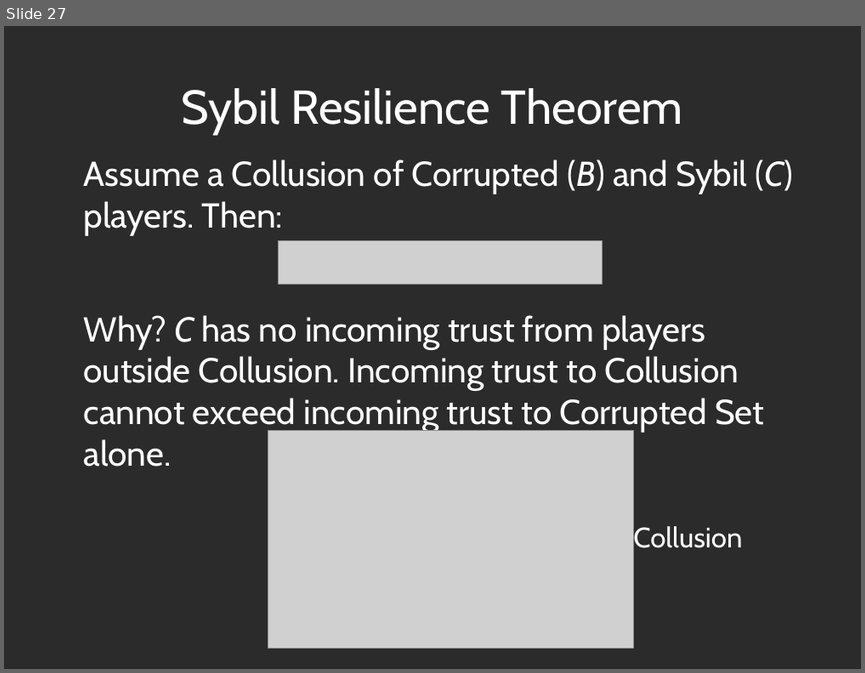
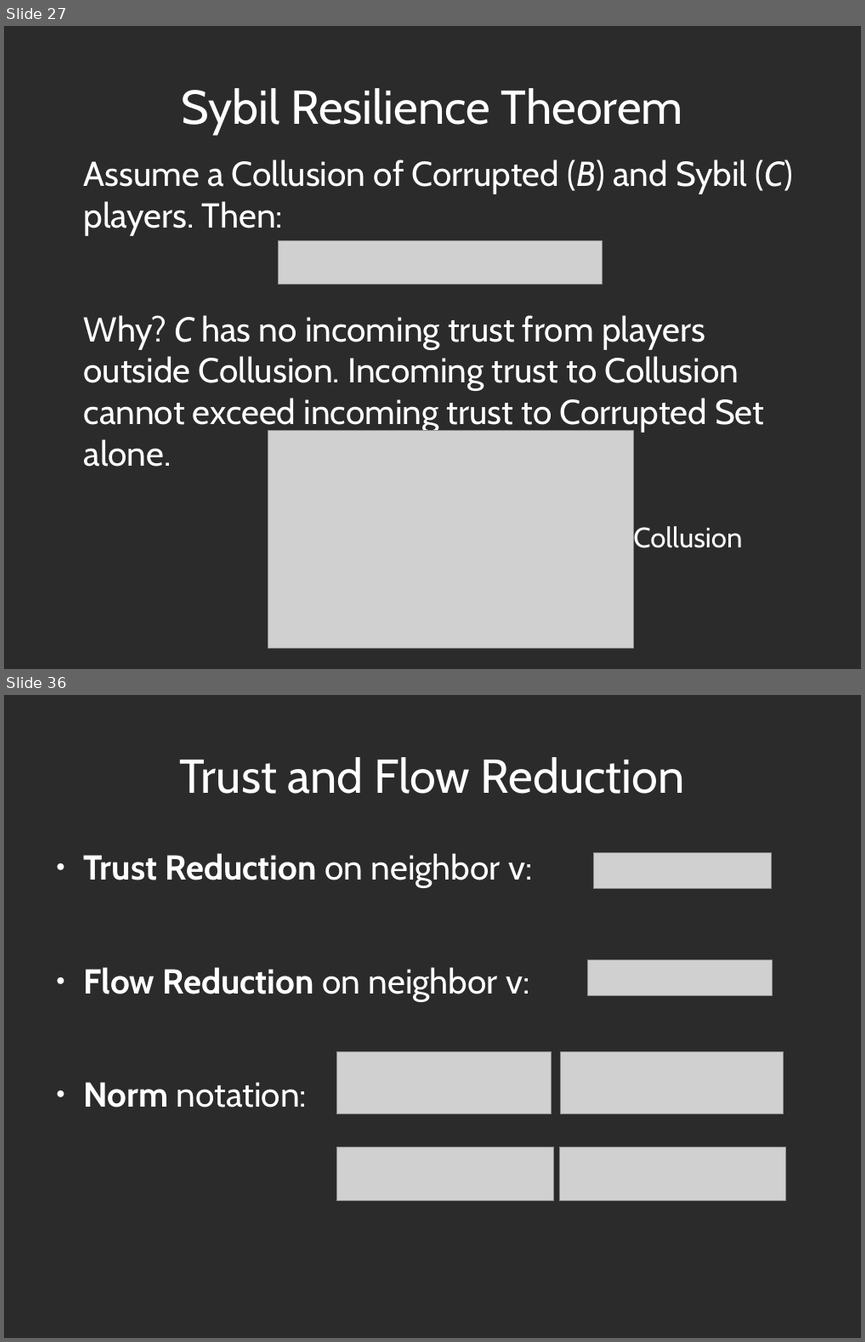
Before and after one commit to decrypto-org/TrustIsRisk, a slide deck: presentations/thesisDefense23-1-2017/thesisDefense23-1-2017laptop.odp. Shown one above the other, each under a label of ours: slide 27 before the commit, slides 27 and 36 after it; the slides between them are not shown. The pictures are 865x673 and 865x1342 pixels, drawn with LibreOffice and Linux fonts; fonts in the diff are those of the drawing; grey boxes stand for pictures; background and template pictures are left out; a plain dark background stands for a picture behind light text. Boxes give left, top, right and bottom in pixels: in the first picture for what was removed or moved away, otherwise in the second. Text is boxed around its words. In the diff, an @@ line names an element or a change of style, - is before the commit and + after.

```diff
--- a/presentations/thesisDefense23-1-2017/thesisDefense23-1-2017laptop.odp
+++ b/presentations/thesisDefense23-1-2017/thesisDefense23-1-2017laptop.odp
@@ slide 36 added at [4, 695, 861, 1338], background picture (left out) @@
@@ title added at [180, 757, 685, 794], 44 pt, text #FFFFFF @@
+Trust and Flow Reduction
@@ text added at [84, 853, 532, 1107], 32 pt, text #FFFFFF @@
+● Trust Reduction on neighbor v:
+● Flow Reduction on neighbor v:
+● Norm notation:
@@ picture added at [594, 853, 772, 889] @@
@@ picture added at [588, 960, 772, 996] @@
@@ picture added at [336, 1052, 551, 1113] @@
@@ picture added at [560, 1052, 783, 1113] @@
@@ picture added at [336, 1146, 554, 1201] @@
@@ picture added at [560, 1146, 785, 1201] @@
```
Also in this commit, not shown: 4 slides changed, 14 other slides added, 1 slide removed.
